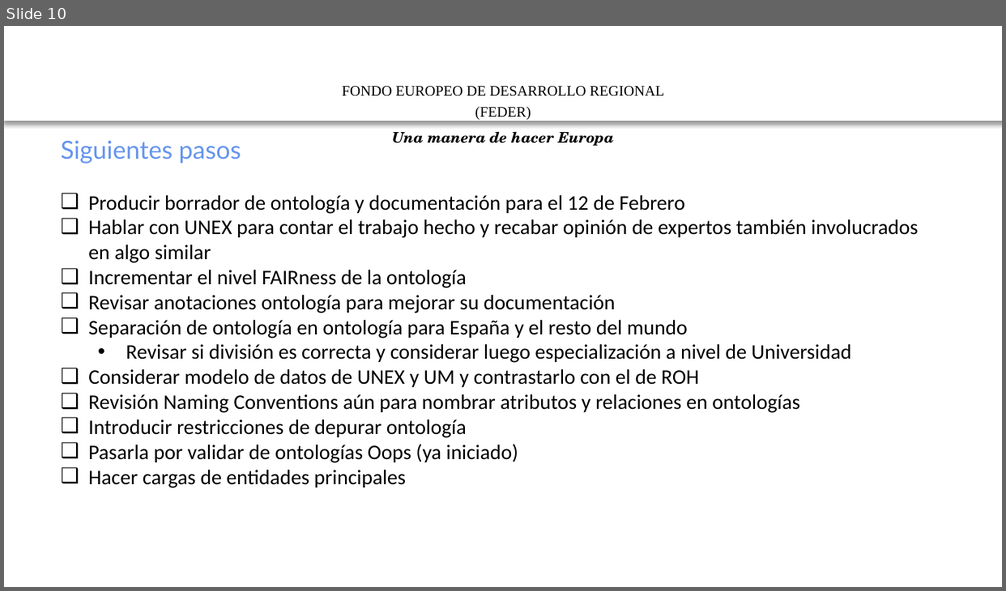
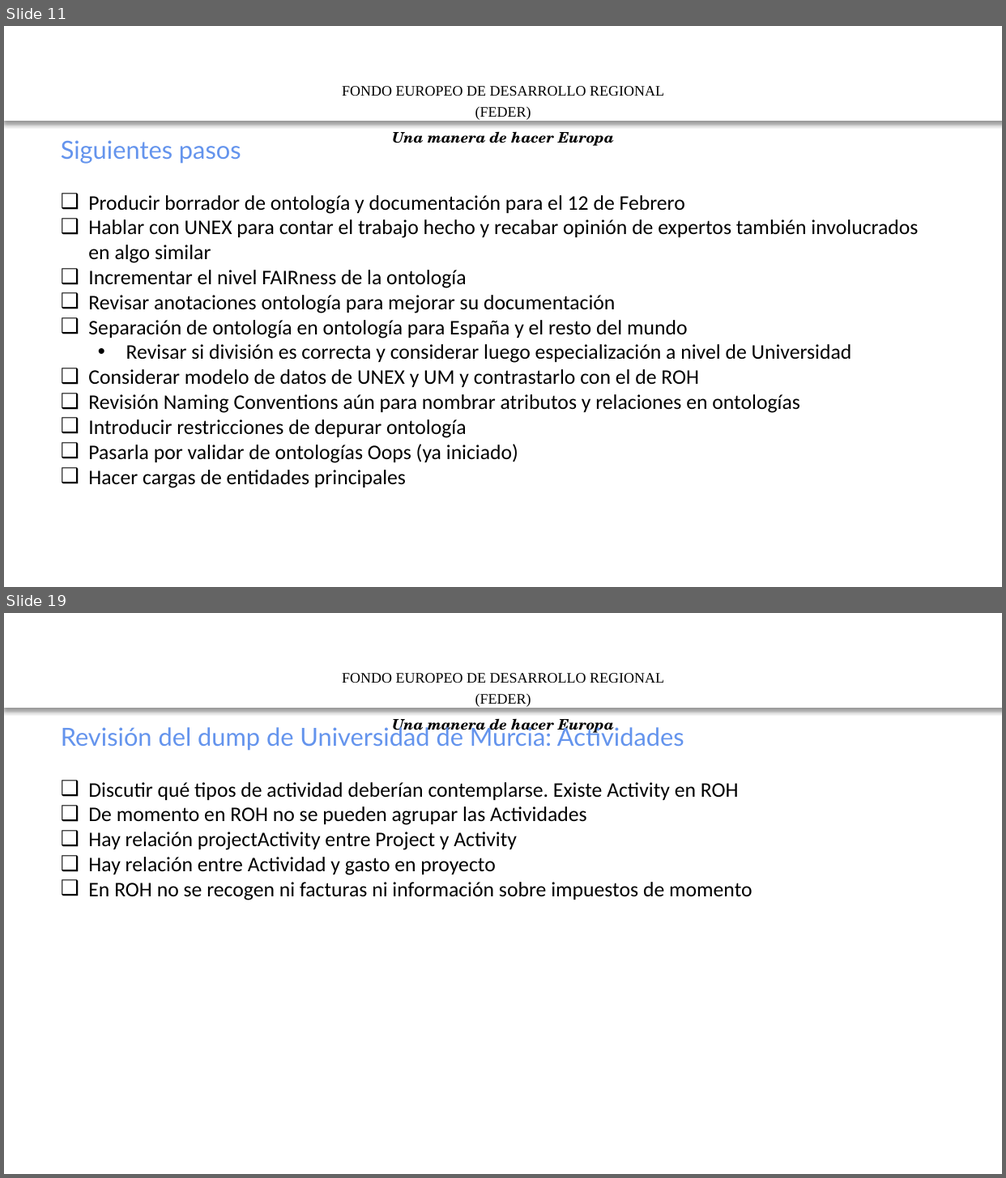
Before and after one commit to mpuerta004/GnossDeustoOnto, a slide deck: 20200109 HERCULES ASIO -ROH-Validación.pptx. Shown one above the other, each under a label of ours: slide 10 before the commit, slides 11 and 19 after it; the slides between them are not shown. The pictures are 1006x591 and 1006x1178 pixels, drawn with LibreOffice and Linux fonts; fonts in the diff are those of the drawing; background and template pictures are left out. Boxes give left, top, right and bottom in pixels: in the first picture for what was removed or moved away, otherwise in the second. Text is boxed around its words. In the diff, an @@ line names an element or a change of style, - is before the commit and + after.

```diff
--- a/20200109 HERCULES ASIO -ROH-Validación.pptx
+++ b/20200109 HERCULES ASIO -ROH-Validación.pptx
@@ slide 19 added at box(4, 613, 1002, 1174), background #FFFFFF; not listed: 2 template elements that a slide beside it also shows @@
@@ text added at box(61, 724, 752, 901), 20 pt, text #000000 @@
+Revisión del dump de Universidad de Murcia: Actividades
+❑ Discutir qué tipos de actividad deberían contemplarse. Existe Activity en ROH
+❑ De momento en ROH no se pueden agrupar las Actividades
+❑ Hay relación projectActivity entre Project y Activity
+❑ Hay relación entre Actividad y gasto en proyecto
+❑ En ROH no se recogen ni facturas ni información sobre impuestos de momento
@@ what was slide 10 is now slide 11 @@
```
Also in this commit, not shown: 1 slide changed, 11 other slides added, 1 other file.
